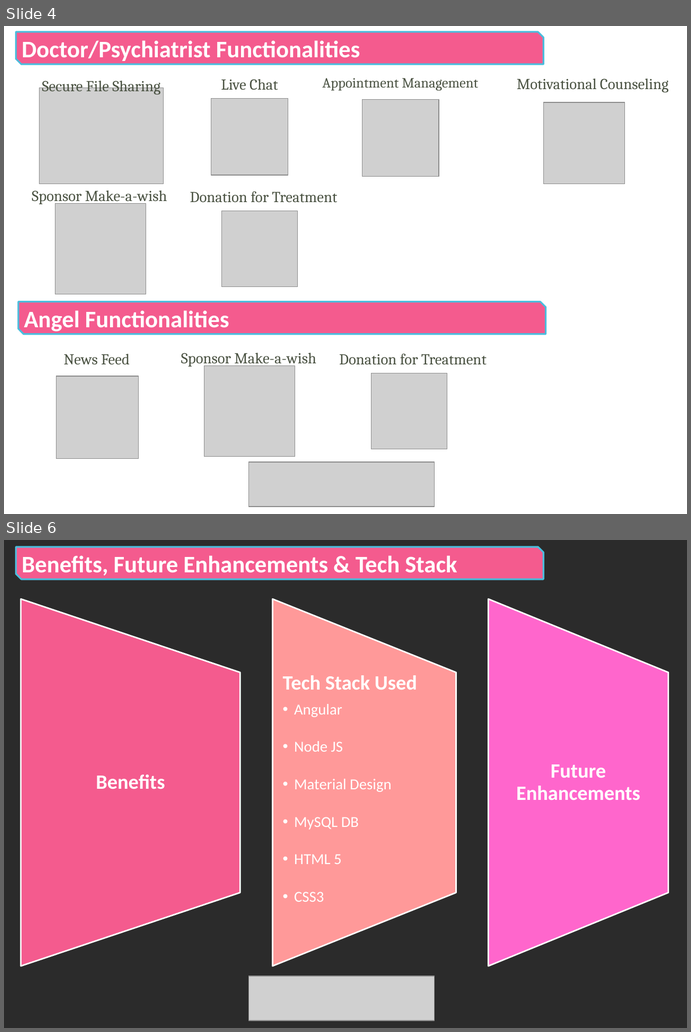
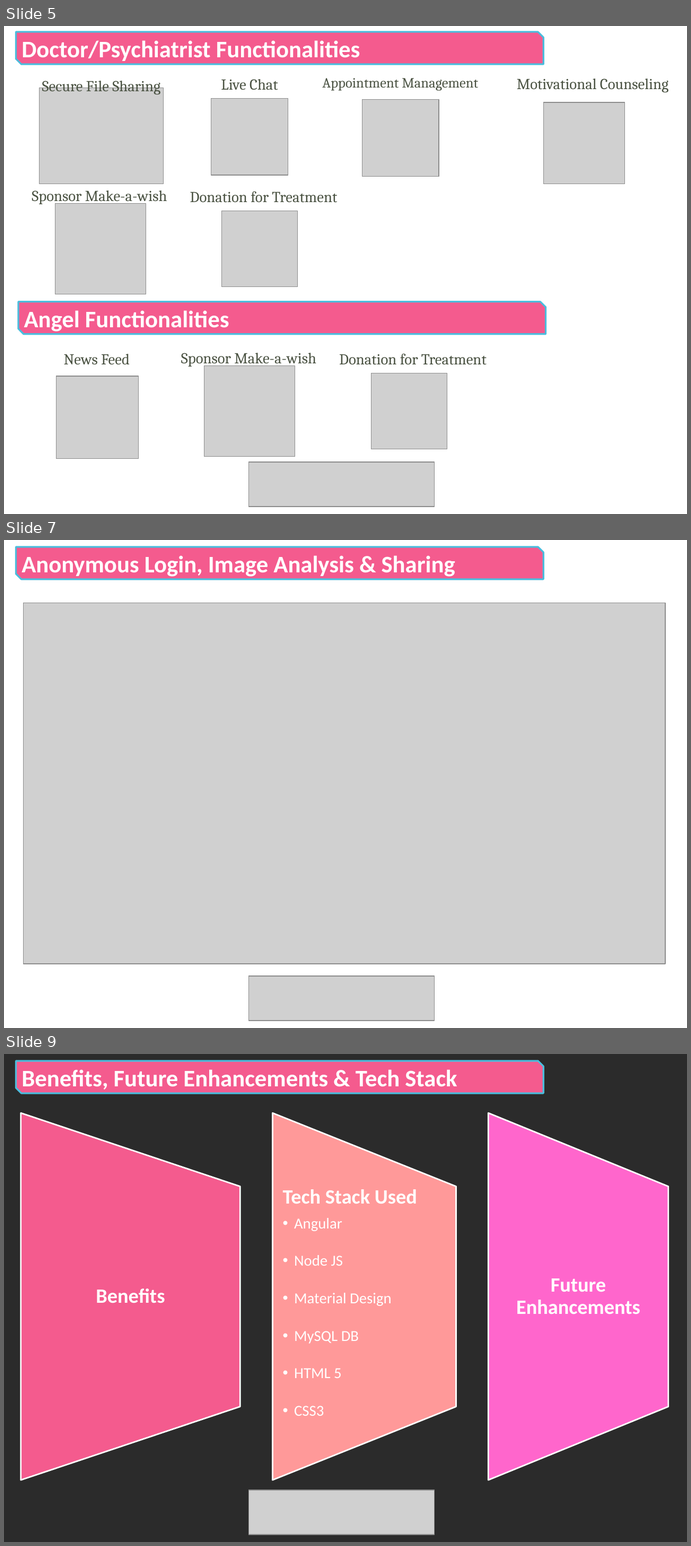
Before and after one commit to charcharan/hack-for-pink-2020, a slide deck: B-Team_Flamingo_Infosys.pptx. Shown one above the other, each under a label of ours: slides 4 and 6 before the commit, slides 5, 7 and 9 after it; the slides between them are not shown. The pictures are 691x1032 and 691x1546 pixels, drawn with LibreOffice and Linux fonts; fonts in the diff are those of the drawing; grey boxes stand for pictures; background and template pictures are left out; a plain dark background stands for a picture behind light text. Boxes give left, top, right and bottom in pixels: in the first picture for what was removed or moved away, otherwise in the second. Text is boxed around its words. In the diff, an @@ line names an element or a change of style, - is before the commit and + after.

```diff
--- a/B-Team_Flamingo_Infosys.pptx
+++ b/B-Team_Flamingo_Infosys.pptx
@@ slide 7 added at [4, 540, 687, 1028], background picture (left out) @@
@@ snip diag rect added at [16, 547, 544, 579], fill #F45B8E, outline #4ABDDD 2 pt, 28 pt, text #FFFFFF, bold @@
+Anonymous Login, Image Analysis & Sharing
@@ picture added at [23, 603, 665, 963] @@
@@ picture added at [248, 976, 434, 1020] @@
@@ what was slide 4 is now slide 5 @@
@@ what was slide 6 is now slide 9 @@
```
Also in this commit, not shown: 1 slide changed, 3 other slides added, 1 slide removed, 3 other files.
